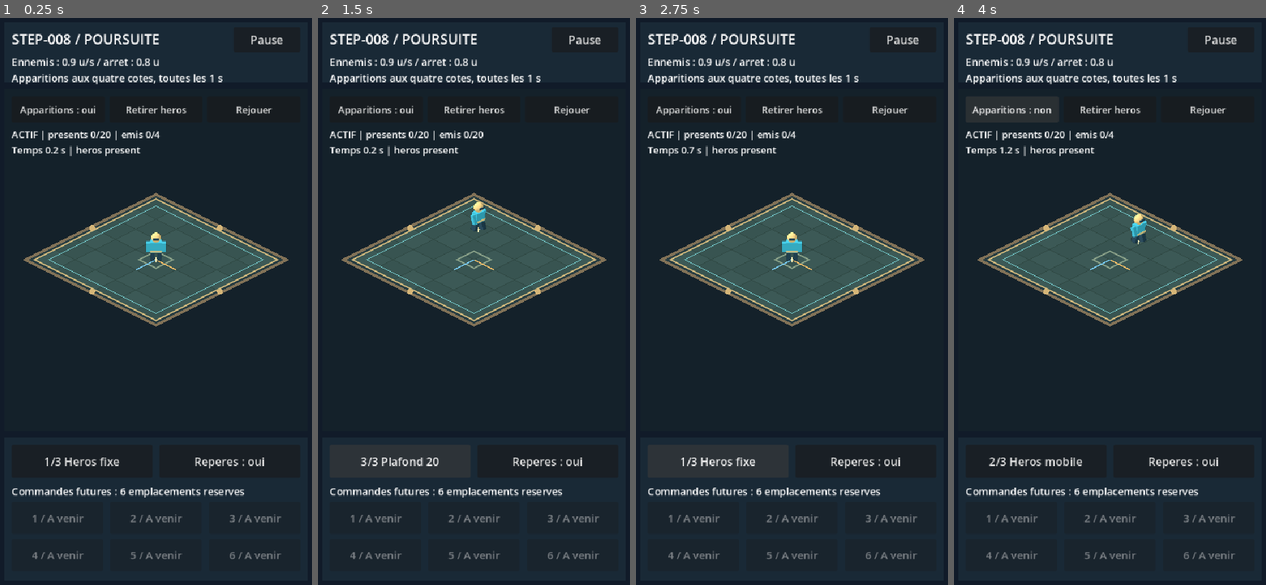
Above: before the commit, frames 1-4 (left to right).
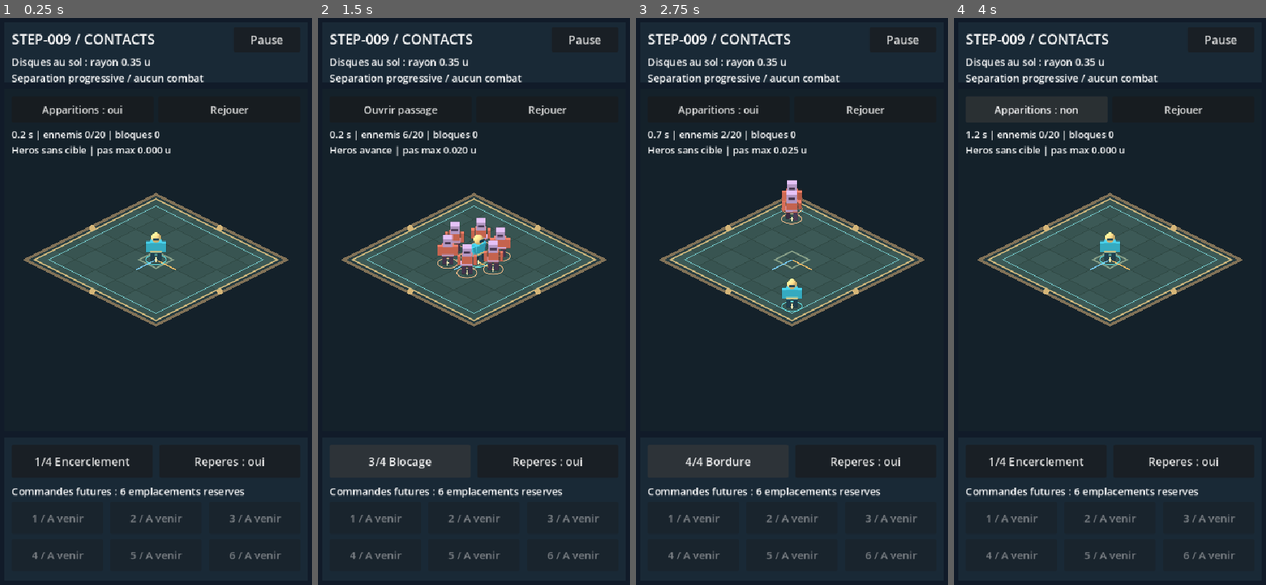
Above: after the commit, the same moments.

Repository: RobinArcangioli/gambit-arena
Game: Godot game, scene res://scenes/main.tscn
Two runs of this game, one before a commit and one after it. Both use one fixed random seed, a clock stepped at 60 frames per second and the inputs below.
Inputs:
- Up to frame 1 (0.25 s): no input
- Up to frame 2 (1.5 s): click "1/3 Heros fixe" (after the commit: "1/4 Encerclement") at 0.5 s; click "2/3 Heros mobile" (after the commit: "2/4 Poursuite") at 1.25 s
- Up to frame 3 (2.75 s): click "3/3 Plafond 20" (after the commit: "3/4 Blocage") at 2 s
- Up to frame 4 (4 s): click "1/3 Heros fixe" (after the commit: "4/4 Bordure") at 2.75 s; click "Apparitions : oui" at 3.5 s

The runs differ from the first frame. In frame 1, 3.1% of the frame differs, in the area x 3-88%, y 2-80%; in frame 2, 4.5%; in frame 3, 3.8%; in frame 4, 3.5%.

Commit message:
feat: [STEP-009] ajouter la separation bornee des acteurs

Diff:
--- /dev/null
+++ b/scenes/crowd/crowd_lab.tscn
@@ -0,0 +1,7 @@
+[gd_scene load_steps=3 format=3]
+
+[ext_resource type="PackedScene" path="res://scenes/arena/arena.tscn" id="1_arena"]
+[ext_resource type="Script" path="res://scripts/crowd/crowd_lab.gd" id="2_lab"]
+
+[node name="CrowdLab" instance=ExtResource("1_arena")]
+script = ExtResource("2_lab")
--- a/scenes/main.tscn
+++ b/scenes/main.tscn
@@ -1,7 +1,7 @@
 [gd_scene load_steps=2 format=3 uid="uid://do6vxhog253vu"]
 
-[ext_resource type="PackedScene" path="res://scenes/enemies/pursuit_lab.tscn" id="1_lab"]
+[ext_resource type="PackedScene" path="res://scenes/crowd/crowd_lab.tscn" id="1_lab"]
 
 [node name="Main" type="Node2D" unique_id=1193079028]
 
-[node name="PursuitLab" parent="." instance=ExtResource("1_lab")]
+[node name="CrowdLab" parent="." instance=ExtResource("1_lab")]
--- /dev/null
+++ b/scenes/tests/ground_crowd_tests.tscn
@@ -0,0 +1,6 @@
+[gd_scene load_steps=2 format=3]
+
+[ext_resource type="Script" path="res://tests/test_ground_crowd.gd" id="1_test"]
+
+[node name="GroundCrowdTests" type="Node"]
+script = ExtResource("1_test")
--- /dev/null
+++ b/scripts/crowd/crowd_lab.gd
@@ -0,0 +1,153 @@
+extends "res://scripts/arena/arena.gd"
+const CrowdSimulation = preload("res://scripts/crowd/crowd_simulation.gd")
+const CrowdMarks = preload("res://scripts/crowd/crowd_marks.gd")
+const GroundMover = preload("res://scripts/movement/ground_mover.gd")
+const MODES: Array[String] = ["Encerclement", "Poursuite", "Blocage", "Bordure"]
+const ROUTE: Array[Vector2] = [Vector2(1.6, -1.6), Vector2(1.6, 1.6), Vector2(-1.6, 1.6), Vector2(-1.6, -1.6)]
+var simulation := CrowdSimulation.new()
+var rings := CrowdMarks.new()
+var waypoint := Node3D.new()
+var controls: Array[Button] = []
+var status_label: Label
+var setup_complete: bool = false
+var mode_index: int = 0
+var route_index: int = 0
+var gap_open: bool = false
+
+func _ready() -> void:
+	super._ready()
+	$HUD/Title.text = "STEP-009 / CONTACTS"
+	$HUD/Description.text = "Disques au sol : rayon 0.35 u\nSeparation progressive / aucun combat"
+	enemy.hide()
+	enemy.queue_free()
+	world.add_child(waypoint)
+	add_child(simulation)
+	simulation.configure(world, hero)
+	rings.camera = camera
+	add_child(rings)
+	move_child(rings, render_box.get_index())
+	for caption in ["Apparitions", "Rejouer"]:
+		var button := Button.new()
+		button.text = caption
+		button.focus_mode = Control.FOCUS_NONE
+		button.add_theme_font_size_override("font_size", 17)
+		hud.add_child(button)
+		controls.append(button)
+	controls[0].pressed.connect(_action)
+	controls[1].pressed.connect(_reset_scenario)
+	status_label = Label.new()
+	status_label.add_theme_font_size_override("font_size", 16)
+	status_label.mouse_filter = Control.MOUSE_FILTER_IGNORE
+	hud.add_child(status_label)
+	setup_complete = true
+	floor_canvas.show_marks = true
+	_update_layout()
+	_reset_scenario()
+
+func _update_layout() -> void:
+	super._update_layout()
+	if not setup_complete:
+		return
+	var button_width: float = (safe_rect.size.x - 64) / 2.0
+	for index in range(controls.size()):
+		controls[index].position = Vector2(28 + index * (button_width + 8), 136)
+		controls[index].size = Vector2(button_width, 44)
+	status_label.position = Vector2(28, 188)
+	rings.position = render_box.position
+
+func _reset_scenario() -> void:
+	if not setup_complete:
+		return
+	var start := Vector2.ZERO
+	if mode_index == 1:
+		start = Vector2(-1.6, -1.6)
+	elif mode_index == 3:
+		start = Vector2(2.3, 2.3)
+	simulation.reset(start)
+	route_index = 0
+	gap_open = false
+	if mode_index == 1:
+		_set_waypoint(ROUTE[0])
+		simulation.hero_mover.set_target(waypoint)
+	elif mode_index == 2:
+		simulation.spawning = false
+		simulation.freeze_enemies = true
+		for index in range(6):
+			var angle: float = TAU * float(index) / 6.0
+			simulation.add_enemy(Vector2(cos(angle), sin(angle)) * 0.95)
+		_set_waypoint(Vector2(2.3, 0))
+		simulation.hero_mover.set_target(waypoint)
+	elif mode_index == 3:
+		# Deliberate invalid initial overlap: visibly resolves over multiple ticks.
+		simulation.add_enemy(Vector2(-2.65, -2.65), true)
+		simulation.add_enemy(Vector2(-2.65, -2.65), true)
+	_present()
+	_update_buttons()
+
+func _set_waypoint(point: Vector2) -> void:
+	waypoint.position = Vector3(point.x, 0, point.y)
+
+func _physics_process(delta: float) -> void:
+	if not setup_complete:
+		return
+	simulation.advance(delta, paused)
+	if not paused and mode_index == 1 and simulation.hero_mover.state == GroundMover.State.ARRIVED:
+		route_index = (route_index + 1) % ROUTE.size()
+		_set_waypoint(ROUTE[route_index])
+	_present()
+
+func _present() -> void:
+	hero.pose(simulation.hero_gait, simulation.hero_mover.velocity.length_squared() > 0.000001, simulation.hero_mover.facing)
+	floor_canvas.feet = [hero.position]
+	rings.points = [simulation.hero_mover.ground_position]
+	for actor in simulation.actors:
+		if is_instance_valid(actor) and not actor.is_queued_for_deletion():
+			floor_canvas.feet.append(actor.position)
+			rings.points.append(actor.mover.ground_position)
+	floor_canvas.queue_redraw()
+	rings.visible = floor_canvas.show_marks
+	rings.queue_redraw()
+	var states: Array[String] = ["sans cible", "avance", "arrive", "BLOQUE"]
+	var state_name: String = "PAUSE" if paused else states[simulation.hero_mover.state]
+	status_label.text = "%.1f s | ennemis %d/20 | bloques %d\nHeros %s | pas max %.3f u" % [simulation.elapsed, simulation.actors.size(), simulation.blocked_count, state_name, simulation.max_step]
+
+func _action() -> void:
+	if paused:
+		return
+	if mode_index == 2:
+		if not gap_open and not simulation.actors.is_empty():
+			var gate = simulation.actors[0]
+			simulation.actors.remove_at(0)
+			gate.hide()
+			gate.queue_free()
+			gap_open = true
+	else:
+		simulation.spawning = not simulation.spawning
+		simulation.spawn_clock = 0.0
+	_update_buttons()
+
+func _next_placement() -> void:
+	if paused or not setup_complete:
+		return
+	mode_index = (mode_index + 1) % MODES.size()
+	_reset_scenario()
+
+func _update_buttons() -> void:
+	super._update_buttons()
+	if not setup_complete:
+		return
+	position_button.text = "%d/4 %s" % [mode_index + 1, MODES[mode_index]]
+	controls[0].text = ("Passage ouvert" if gap_open else "Ouvrir passage") if mode_index == 2 else ("Apparitions : oui" if simulation.spawning else "Apparitions : non")
+	controls[0].disabled = paused or (mode_index == 2 and gap_open)
+
+func _unhandled_key_input(event: InputEvent) -> void:
+	if event is InputEventKey:
+		var key_event := event as InputEventKey
+		if key_event.pressed and not key_event.echo:
+			match key_event.keycode:
+				KEY_S: _action()
+				KEY_R: _reset_scenario()
+				_:
+					super._unhandled_key_input(event)
+					return
+			get_viewport().set_input_as_handled()
--- /dev/null
+++ b/scripts/crowd/crowd_marks.gd
@@ -0,0 +1,15 @@
+extends Node2D
+const GroundCrowd = preload("res://scripts/crowd/ground_crowd.gd")
+var camera: Camera3D
+var points: Array[Vector2] = []
+
+func _draw() -> void:
+	if not is_instance_valid(camera):
+		return
+	for index in range(points.size()):
+		var outline := PackedVector2Array()
+		for segment in range(33):
+			var angle: float = TAU * float(segment) / 32.0
+			var ground: Vector2 = points[index] + Vector2(cos(angle), sin(angle)) * GroundCrowd.RADIUS
+			outline.append(camera.unproject_position(Vector3(ground.x, 0, ground.y)))
+		draw_polyline(outline, Color("66e9ee") if index == 0 else Color("ffc18b"), 1.2, true)
--- /dev/null
+++ b/scripts/crowd/crowd_simulation.gd
@@ -0,0 +1,144 @@
+extends Node
+## Shared tick orchestrator. Legacy STEP-007/008 scripts remain unchanged.
+const GroundMover = preload("res://scripts/movement/ground_mover.gd")
+const GroundCrowd = preload("res://scripts/crowd/ground_crowd.gd")
+const EnemyUnit = preload("res://scripts/enemies/enemy_unit.gd")
+const SpawnPattern = preload("res://scripts/enemies/enemy_director.gd")
+const Bounds = preload("res://scripts/arena/arena_bounds.gd")
+var actors: Array[EnemyUnit] = []
+var hero: Node3D
+var actor_world: Node3D
+var hero_mover := GroundMover.new()
+var hero_gait: float = 0.0
+var elapsed: float = 0.0
+var spawn_clock: float = 0.0
+var spawned: int = 0
+var spawning: bool = true
+var freeze_enemies: bool = false
+var blocked_count: int = 0
+var max_step: float = 0.0
+var minimum_gap: float = INF
+
+func configure(world_node: Node3D, hero_node: Node3D) -> void:
+	actor_world = world_node
+	hero = hero_node
+
+func reset(start: Vector2) -> void:
+	for actor in actors:
+		if is_instance_valid(actor) and not actor.is_queued_for_deletion():
+			actor.hide()
+			actor.queue_free()
+	actors.clear()
+	hero_mover.reset(start)
+	hero_mover.stopping_distance = 0.0
+	hero.position = Vector3(start.x, 0, start.y)
+	hero_gait = 0.0
+	elapsed = 0.0
+	spawn_clock = 0.0
+	spawned = 0
+	spawning = true
+	freeze_enemies = false
+	blocked_count = 0
+	max_step = 0.0
+	minimum_gap = INF
+
+func add_enemy(at: Vector2, allow_overlap: bool = false) -> bool:
+	# allow_overlap is only used by the explicit depenetration fixture.
+	_prune()
+	if actors.size() >= 20 or not Bounds.contains_ground(at):
+		return false
+	if not allow_overlap:
+		if at.distance_to(Vector2(hero.position.x, hero.position.z)) < GroundCrowd.DIAMETER + 0.01:
+			return false
+		for actor in actors:
+			if at.distance_to(actor.mover.ground_position) < GroundCrowd.DIAMETER + 0.01:
+				return false
+	var actor := EnemyUnit.new()
+	actor.enemy = true
+	actor.name = "CrowdEnemy%d" % spawned
+	actor_world.add_child(actor)
+	actor.initialize(at, hero)
+	actors.append(actor)
+	spawned += 1
+	return true
+
+func _prune() -> void:
+	for index in range(actors.size() - 1, -1, -1):
+		if not is_instance_valid(actors[index]) or actors[index].is_queued_for_deletion() or not actors[index].is_inside_tree():
+			actors.remove_at(index)
+
+func advance(delta: float, is_paused: bool = false) -> void:
+	if is_paused or delta <= 0.0:
+		return
+	_prune()
+	if not is_instance_valid(hero) or hero.is_queued_for_deletion() or not hero.is_inside_tree():
+		for actor in actors:
+			actor.mover.clear_target()
+			actor.pose(actor.gait_time, false, actor.mover.facing)
+		return
+	var dt: float = GroundCrowd.safe_delta(delta)
+	elapsed += dt
+	var points: Array[Vector2] = [hero_mover.ground_position]
+	var movers: Array[GroundMover] = [hero_mover]
+	for actor in actors:
+		points.append(actor.mover.ground_position)
+		movers.append(actor.mover)
+	var requests: Array[Vector2] = []
+	var corrections: Array[bool] = []
+	for index in range(movers.size()):
+		var mover: GroundMover = movers[index]
+		if index == 0 or not freeze_enemies:
+			mover.step(dt)
+		requests.append(mover.ground_position - points[index])
+		mover.ground_position = points[index]
+		# Hero is never passively pushed; stationary ring actors are fixtures.
+		corrections.append(index > 0 and not freeze_enemies)
+	var resolved: Array[Vector2] = GroundCrowd.solve(points, requests, corrections, dt)
+	hero.position = Vector3(resolved[0].x, 0, resolved[0].y)
+	blocked_count = 0
+	for index in range(movers.size()):
+		var mover: GroundMover = movers[index]
+		var displacement: Vector2 = resolved[index] - points[index]
+		mover.ground_position = resolved[index]
+		mover.velocity = displacement / dt
+		max_step = maxf(max_step, displacement.length())
+		if mover.velocity.length_squared() > 0.000001:
+			mover.facing = mover.velocity.normalized()
+		_update_state(mover)
+		if mover.state == GroundMover.State.BLOCKED and (index == 0 or not freeze_enemies):
+			blocked_count += 1
+	hero.position = Vector3(resolved[0].x, 0, resolved[0].y)
+	if hero_mover.velocity.length_squared() > 0.000001:
+		hero_gait += dt
+	for index in range(actors.size()):
+		var actor: EnemyUnit = actors[index]
+		actor.position = Vector3(resolved[index + 1].x, 0, resolved[index + 1].y)
+		var walking: bool = actor.mover.velocity.length_squared() > 0.000001
+		if walking:
+			actor.gait_time += dt
+		actor.pose(actor.gait_time, walking, actor.mover.facing)
+	minimum_gap = GroundCrowd.minimum_distance(resolved)
+	if spawning and spawned < 20:
+		spawn_clock += dt
+		if spawn_clock >= 1.0:
+			spawn_clock = 0.0
+			# Try existing entry points; defer if all are busy, never force overlap.
+			for attempt in range(20):
+				if add_enemy(SpawnPattern.spawn_position((spawned + attempt) % 20)):
+					break
+	else:
+		spawn_clock = 0.0
+
+func _update_state(mover: GroundMover) -> void:
+	if not mover.has_valid_target():
+		mover.state = GroundMover.State.NO_TARGET
+		mover.distance_to_target = -1.0
+		return
+	var target_ground := Vector2(mover.target.position.x, mover.target.position.z)
+	mover.distance_to_target = mover.ground_position.distance_to(target_ground)
+	if mover.distance_to_target <= mover.stopping_distance + 0.001:
+		mover.state = GroundMover.State.ARRIVED
+	elif mover.velocity.length_squared() < 0.000001:
+		mover.state = GroundMover.State.BLOCKED
+	else:
+		mover.state = GroundMover.State.MOVING
--- /dev/null
+++ b/scripts/crowd/ground_crowd.gd
@@ -0,0 +1,78 @@
+extends RefCounted
+## Conservative ground disks: bounded depenetration, then swept movement.
+## No pathfinding, force impulses, random jitter or teleporting out of congestion.
+const Bounds = preload("res://scripts/arena/arena_bounds.gd")
+const RADIUS: float = 0.35
+const DIAMETER: float = RADIUS * 2.0
+const SEPARATION_SPEED: float = 0.6
+const MAX_DELTA: float = 1.0 / 30.0
+const SKIN: float = 0.0001
+const EPSILON: float = 0.000001
+
+static func safe_delta(delta: float) -> float:
+	return clampf(delta, 0.0, MAX_DELTA)
+
+static func solve(points: Array[Vector2], requests: Array[Vector2],
+		correction_enabled: Array[bool], delta: float) -> Array[Vector2]:
+	assert(points.size() == requests.size() and points.size() == correction_enabled.size())
+	var result: Array[Vector2] = points.duplicate()
+	var dt: float = safe_delta(delta)
+	if dt <= 0.0:
+		return result
+	# Stable order: hero first, then enemies in insertion order.
+	for index in range(result.size()):
+		if correction_enabled[index]:
+			var correction := Vector2.ZERO
+			for other in range(result.size()):
+				if other == index:
+					continue
+				var difference: Vector2 = result[index] - result[other]
+				var distance: float = difference.length()
+				if distance < DIAMETER:
+					var normal: Vector2 = difference / distance if distance > EPSILON else _tie_normal(index, other)
+					correction += normal * (DIAMETER - distance) * 0.5
+			correction = correction.limit_length(SEPARATION_SPEED * dt)
+			result[index] = _sweep(index, result, correction)
+		result[index] = _sweep(index, result, requests[index].limit_length(1.2 * dt))
+	return result
+
+static func _tie_normal(index: int, other: int) -> Vector2:
+	# Antisymmetric and reproducible for exactly coincident centers.
+	var angle: float = float((mini(index, other) * 31 + maxi(index, other) * 17) % 360) * PI / 180.0
+	var normal := Vector2(cos(angle), sin(angle))
+	return normal if index < other else -normal
+
+static func _sweep(index: int, points: Array[Vector2], requested: Vector2) -> Vector2:
+	var start: Vector2 = points[index]
+	var movement: Vector2 = Bounds.clamp_ground(start + requested) - start
+	var length_squared: float = movement.length_squared()
+	if length_squared <= EPSILON * EPSILON:
+		return start
+	var fraction: float = 1.0
+	for other in range(points.size()):
+		if other == index:
+			continue
+		var offset: Vector2 = start - points[other]
+		var along: float = offset.dot(movement)
+		var clearance: float = offset.length_squared() - DIAMETER * DIAMETER
+		if clearance < -EPSILON:
+			# Existing overlaps may open, but are never deliberately deepened.
+			if along < -EPSILON:
+				fraction = 0.0
+			continue
+		if along >= 0.0:
+			continue
+		var discriminant: float = along * along - length_squared * maxf(0.0, clearance)
+		if discriminant < 0.0:
+			continue
+		var impact: float = (-along - sqrt(discriminant)) / length_squared
+		if impact >= 0.0 and impact <= 1.0:
+			fraction = minf(fraction, maxf(0.0, impact - SKIN / sqrt(length_squared)))
+	return start + movement * fraction
+
+static func minimum_distance(points: Array[Vector2]) -> float:
+	var minimum: float = INF
+	for index in range(points.size()):
+		for other in range(index + 1, points.size()):
+			minimum = minf(minimum, points[index].distance_to(points[other]))
+	return minimum
--- /dev/null
+++ b/tests/test_ground_crowd.gd
@@ -0,0 +1,119 @@
+extends Node
+const GroundCrowd = preload("res://scripts/crowd/ground_crowd.gd")
+const CrowdSimulation = preload("res://scripts/crowd/crowd_simulation.gd")
+const GroundMover = preload("res://scripts/movement/ground_mover.gd")
+const Bounds = preload("res://scripts/arena/arena_bounds.gd")
+var checks: int = 0
+var failures: int = 0
+
+func _check(condition: bool, message: String) -> void:
+	checks += 1
+	if not condition:
+		failures += 1
+		push_error("GroundCrowd: " + message)
+
+func _ready() -> void:
+	for hz in [30, 60, 120]:
+		var single: Array[Vector2] = [Vector2.ZERO]
+		var request: Array[Vector2] = [Vector2(1.2 / float(hz), 0)]
+		var no_correction: Array[bool] = [false]
+		for tick in range(int(hz / 2.0)):
+			single = GroundCrowd.solve(single, request, no_correction, 1.0 / float(hz))
+		_check(absf(single[0].x - 0.6) < 0.0001, "free speed at %d Hz" % hz)
+	var pile: Array[Vector2] = [Vector2(2, 2), Vector2(-2.65, -2.65), Vector2(-2.65, -2.65)]
+	var zeros: Array[Vector2] = [Vector2.ZERO, Vector2.ZERO, Vector2.ZERO]
+	var recover: Array[bool] = [false, true, true]
+	var within_budget: bool = true
+	for tick in range(240):
+		var before: Array[Vector2] = pile.duplicate()
+		pile = GroundCrowd.solve(pile, zeros, recover, 1.0 / 60.0)
+		for index in range(pile.size()):
+			within_budget = within_budget and pile[index].distance_to(before[index]) <= 0.01001 and Bounds.contains_ground(pile[index])
+	_check(within_budget, "depenetration exceeds 0.6 u/s or boundary")
+	_check(pile[1].distance_to(pile[2]) >= 0.699, "coincident pair not recovered")
+	_check(pile[0] == Vector2(2, 2), "stationary hero pushed")
+	var pair: Array[Vector2] = [Vector2(-0.6, 0), Vector2(0.6, 0)]
+	var opposing: Array[Vector2] = [Vector2(0.02, 0), Vector2(-0.015, 0)]
+	var pair_flags: Array[bool] = [false, true]
+	var no_crossing: bool = true
+	for tick in range(120):
+		pair = GroundCrowd.solve(pair, opposing, pair_flags, 1.0 / 60.0)
+		no_crossing = no_crossing and pair[0].x < pair[1].x and pair[0].distance_to(pair[1]) >= 0.6999
+	_check(no_crossing, "opposing actors crossed or penetrated")
+	var frozen: Array[Vector2] = GroundCrowd.solve(pair, opposing, pair_flags, 0.0)
+	_check(frozen == pair, "zero delta moves actors")
+	var huge_request: Array[Vector2] = [Vector2(100, 0), Vector2.ZERO]
+	var long_tick: Array[Vector2] = GroundCrowd.solve(pair, huge_request, pair_flags, 10.0)
+	_check(long_tick[0].distance_to(pair[0]) <= 0.04001 and long_tick[0].distance_to(long_tick[1]) >= 0.6999, "large delta or request bypasses cap/contact")
+	var world := Node3D.new()
+	add_child(world)
+	var hero := Node3D.new()
+	world.add_child(hero)
+	var waypoint := Node3D.new()
+	world.add_child(waypoint)
+	waypoint.position = Vector3(2.3, 0, 0)
+	var simulation := CrowdSimulation.new()
+	add_child(simulation)
+	simulation.configure(world, hero)
+	simulation.reset(Vector2.ZERO)
+	simulation.spawning = false
+	simulation.freeze_enemies = true
+	for index in range(6):
+		var angle: float = TAU * float(index) / 6.0
+		_check(simulation.add_enemy(Vector2(cos(angle), sin(angle)) * 0.95), "ring spawn")
+	simulation.hero_mover.set_target(waypoint)
+	for tick in range(180):
+		simulation.advance(1.0 / 60.0)
+	_check(simulation.hero_mover.state == GroundMover.State.BLOCKED and hero.position.x < 0.251, "hero escaped closed ring")
+	_check(simulation.max_step <= 0.02001, "ring hero teleported")
+	var stopped := Vector2(hero.position.x, hero.position.z)
+	var paused_time: float = simulation.elapsed
+	var paused_gait: float = simulation.hero_gait
+	simulation.advance(10.0, true)
+	_check(simulation.elapsed == paused_time and simulation.hero_gait == paused_gait and simulation.hero_mover.ground_position == stopped, "pause changes simulation")
+	simulation.actors[0].queue_free()
+	for tick in range(180):
+		simulation.advance(1.0 / 60.0)
+	_check(simulation.actors.size() == 5, "removed gate not pruned")
+	_check(simulation.hero_mover.state == GroundMover.State.ARRIVED and absf(hero.position.x - 2.3) < 0.001, "hero does not resume through open gate")
+	simulation.reset(Vector2.ZERO)
+	await get_tree().process_frame
+	_check(world.get_child_count() == 2, "reset leaves enemies")
+	var crowd_valid: bool = true
+	var bounded: bool = true
+	for tick in range(900):
+		var before: Array[Vector2] = []
+		for actor in simulation.actors:
+			before.append(actor.mover.ground_position)
+		simulation.advance(1.0 / 30.0)
+		var positions: Array[Vector2] = [simulation.hero_mover.ground_position]
+		for index in range(simulation.actors.size()):
+			var at: Vector2 = simulation.actors[index].mover.ground_position
+			positions.append(at)
+			crowd_valid = crowd_valid and Bounds.contains_ground(at)
+			if index < before.size():
+				bounded = bounded and at.distance_to(before[index]) <= 0.05001
+		crowd_valid = crowd_valid and GroundCrowd.minimum_distance(positions) >= 0.6999
+		if tick % 60 == 0:
+			await get_tree().process_frame
+	_check(simulation.spawned == 20 and simulation.actors.size() == 20, "20 actor scenario incomplete")
+	_check(crowd_valid, "spawn or pursuit violates spacing/bounds")
+	_check(bounded, "crowd exceeds combined speed budget")
+	_check(not simulation.add_enemy(simulation.actors[0].mover.ground_position), "occupied/full spawn accepted")
+	var last: Vector2 = simulation.actors[0].mover.ground_position
+	hero.queue_free()
+	simulation.advance(1.0 / 60.0)
+	_check(simulation.actors[0].mover.ground_position == last, "lost hero does not stop crowd")
+	await get_tree().process_frame
+	simulation.advance(1.0 / 60.0)
+	world.queue_free()
+	simulation.queue_free()
+	var report: String = "STEP-009 / tests de foule\n%s : %d controles, %d echecs\nDetails dans Sortie / Debogueur.\nF8 pour arreter ; F5 pour le laboratoire." % ["OK" if failures == 0 else "ECHEC", checks, failures]
+	print(report)
+	var canvas := CanvasLayer.new()
+	add_child(canvas)
+	var label := Label.new()
+	label.position = Vector2(20, 30)
+	label.add_theme_font_size_override("font_size", 19)
+	label.text = report
+	canvas.add_child(label)
Not shown, changed: export_presets.cfg
Not shown, added: scripts/crowd/crowd_lab.gd.uid
Not shown, added: scripts/crowd/crowd_marks.gd.uid
Not shown, added: scripts/crowd/crowd_simulation.gd.uid
Not shown, added: scripts/crowd/ground_crowd.gd.uid
Not shown, added: tests/test_ground_crowd.gd.uid
Not shown, changed: ARCHITECTURE.md
Not shown, changed: PROJECT_STATUS.md
Not shown, changed: ROADMAP.md
Not shown, changed: docs/android.md
Not shown, changed: docs/arena.md
Not shown, changed: docs/backup.md
(and 5 more such lines)
